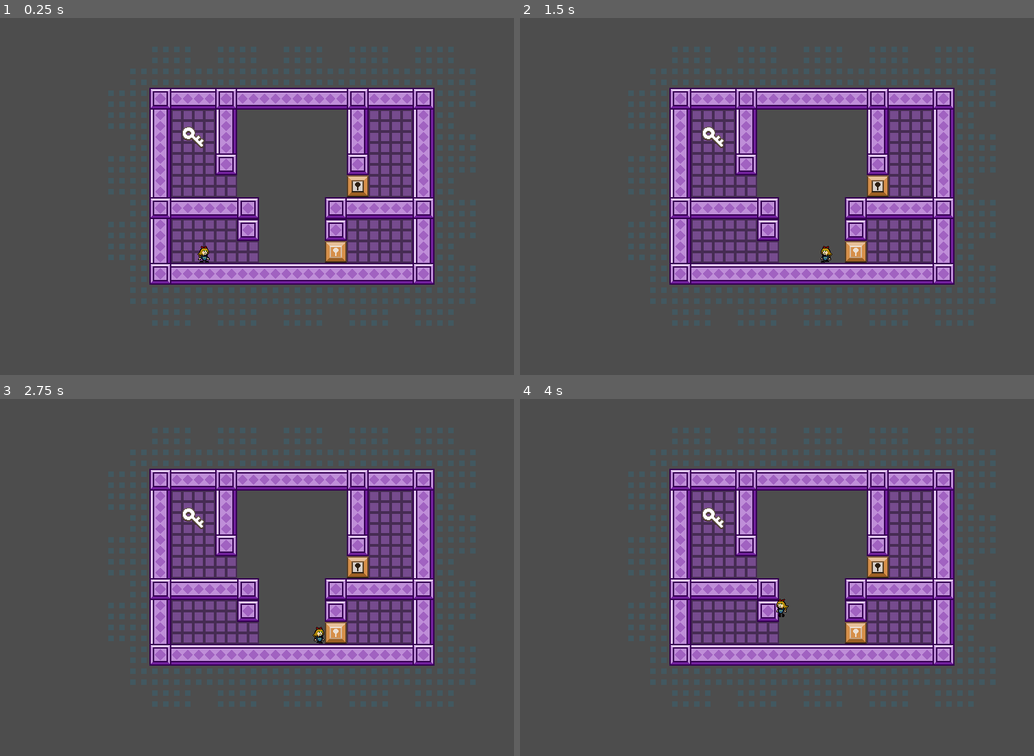
Above: before the commit, frames 1-4 (two rows, left to right).
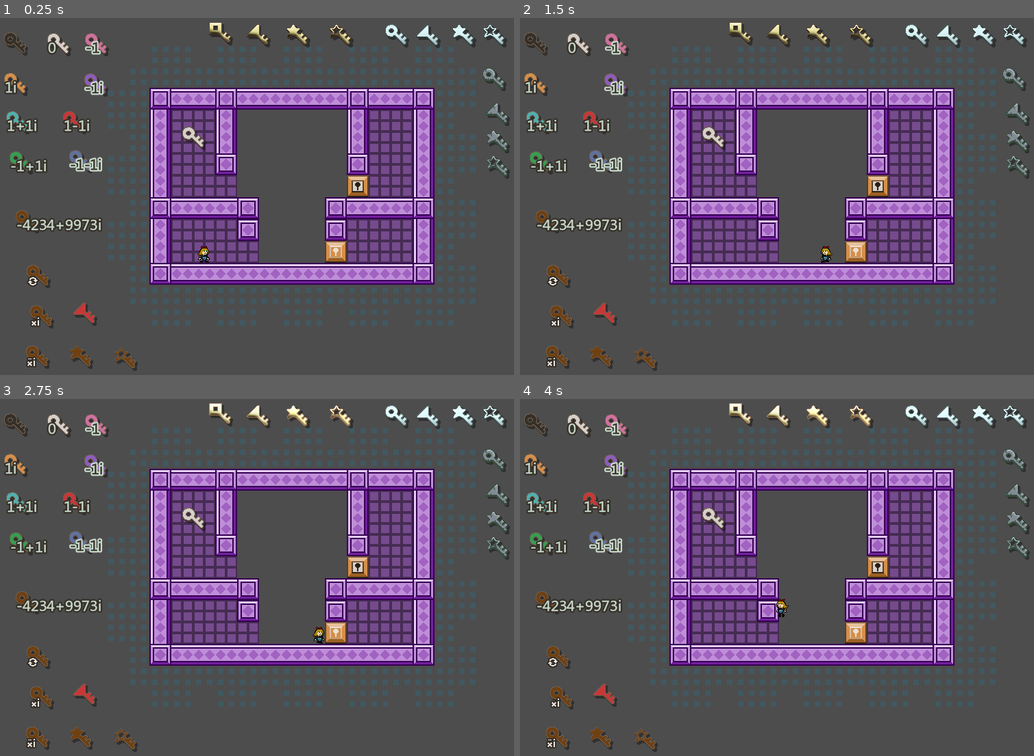
Above: after the commit, the same moments.

Repository: L4Vo5/i-wanna-lockpick-editor
Game: Godot game, scene res://main.tscn
The game is run twice, just before and just after one commit, with the same random seed, the same clock (stepped at 60 frames per second) and the same inputs.
Inputs:
- Up to frame 1 (0.25 s): no input
- Up to frame 2 (1.5 s): hold Right (right) 0.53-1.28 s; hold Up (fast) 0.53-1.28 s; tap Shift (jump) at 0.77 s; hold Left (left) from 1.28 s (still down); tap Down (slow) at 1.35 s
- Up to frame 3 (2.75 s): tap Shift (jump) at 1.52 s; release Left (left) at 2.03 s; hold Right (right) from 2.03 s (still down); hold Up (fast) from 2.03 s (still down)
- Up to frame 4 (4 s): release Up (fast) at 2.78 s; tap Down (slow) at 2.85 s; tap Shift (jump) at 3.02, 3.77 s; release Right (right) at 3.53 s; hold Left (left) from 3.53 s (still down); hold Up (fast) from 3.53 s (still down)

The runs differ from the first frame. In frame 1, 4.8% of the frame differs, in the area x 0-100%, y 1-99%; in frame 2, 4.8%; in frame 3, 5.1%; in frame 4, 5.1%.

Commit message:
keys doing well. also a bunch of extra sprites oof

Diff:
--- a/data/complex_number.gd
+++ b/data/complex_number.gd
@@ -28,3 +28,6 @@
 
 func is_zero() -> bool:
 	return real_part == 0 and imaginary_part == 0
+
+func is_one() -> bool:
+	return real_part == 1 and imaginary_part == 0
--- a/data/key_data.gd
+++ b/data/key_data.gd
@@ -1,12 +1,14 @@
 extends Resource
 class_name KeyData
 
-@export var amount := 1
+@export var amount := ComplexNumber.new_with(1, 0)
 ## if the key is spent, in every universe
 @export var spent := [false]
-@export var type := key_types.real
+@export var type := key_types.add
 @export var color := Enums.color.white
 
 enum key_types {
-	real, imaginary, flip, rotor, rotor_flip
+	add, exact,
+	star, unstar,
+	flip, rotor, rotor_flip
 }
--- a/level.gd
+++ b/level.gd
@@ -1,9 +1,9 @@
 extends Node2D
 class_name Level
 
-@export var mimic_color := Enums.color.mimic
+@export var glitch_color := Enums.color.glitch
 @export var key_counts := {
-	Enums.color.mimic: ComplexNumber.new(),
+	Enums.color.glitch: ComplexNumber.new(),
 	Enums.color.black: ComplexNumber.new(),
 	Enums.color.white: ComplexNumber.new(),
 	Enums.color.pink: ComplexNumber.new(),
@@ -18,6 +18,22 @@
 	Enums.color.master: ComplexNumber.new(),
 	Enums.color.stone: ComplexNumber.new(),
 }
+@export var star_keys := {
+	Enums.color.glitch: false,
+	Enums.color.black: false,
+	Enums.color.white: false,
+	Enums.color.pink: false,
+	Enums.color.orange: false,
+	Enums.color.purple: false,
+	Enums.color.cyan: false,
+	Enums.color.red: false,
+	Enums.color.green: false,
+	Enums.color.blue: false,
+	Enums.color.brown: false,
+	Enums.color.pure: false,
+	Enums.color.master: false,
+	Enums.color.stone: false,
+}
 
 # undo/redo actions should be handled somewhere in here, too
 
--- a/main.tscn
+++ b/main.tscn
@@ -7,6 +7,8 @@
 [ext_resource type="PackedScene" uid="uid://cbmfu5jjgaqgo" path="res://rendering/keys/key.tscn" id="4_5qia5"]
 [ext_resource type="Script" path="res://data/lock_data.gd" id="5_0xlsj"]
 [ext_resource type="Script" path="res://data/door_data.gd" id="6_6n2u4"]
+[ext_resource type="Script" path="res://data/complex_number.gd" id="8_2frqs"]
+[ext_resource type="Script" path="res://data/key_data.gd" id="9_bvh1h"]
 
 [sub_resource type="TileSetAtlasSource" id="TileSetAtlasSource_fb8ee"]
 texture = ExtResource("1_8pg5l")
@@ -60,9 +62,268 @@
 sequence_next = Array[ExtResource("6_6n2u4")]([])
 size = Vector2i(32, 32)
 
-[node name="TestLevel" type="Node2D" node_paths=PackedStringArray("player")]
+[sub_resource type="Resource" id="Resource_74ncv"]
+script = ExtResource("9_bvh1h")
+spent = [false]
+type = 0
+color = 2
+
+[sub_resource type="Resource" id="Resource_v64xx"]
+script = ExtResource("9_bvh1h")
+spent = [false]
+type = 0
+color = 13
+
+[sub_resource type="Resource" id="Resource_26m7f"]
+script = ExtResource("9_bvh1h")
+spent = [false]
+type = 1
+color = 13
+
+[sub_resource type="Resource" id="Resource_0sr3i"]
+script = ExtResource("9_bvh1h")
+spent = [false]
+type = 2
+color = 13
+
+[sub_resource type="Resource" id="Resource_ejpb0"]
+script = ExtResource("9_bvh1h")
+spent = [false]
+type = 3
+color = 13
+
+[sub_resource type="Resource" id="Resource_al623"]
+script = ExtResource("9_bvh1h")
+spent = [false]
+type = 0
+color = 12
+
+[sub_resource type="Resource" id="Resource_0kjv4"]
+script = ExtResource("9_bvh1h")
+spent = [false]
+type = 1
+color = 12
+
+[sub_resource type="Resource" id="Resource_fgnbw"]
+script = ExtResource("9_bvh1h")
+spent = [false]
+type = 2
+color = 12
+
+[sub_resource type="Resource" id="Resource_4ycdh"]
+script = ExtResource("9_bvh1h")
+spent = [false]
+type = 3
+color = 12
+
+[sub_resource type="Resource" id="Resource_4rr0j"]
+script = ExtResource("9_bvh1h")
+spent = [false]
+type = 0
+color = 14
+
+[sub_resource type="Resource" id="Resource_vuoko"]
+script = ExtResource("9_bvh1h")
+spent = [false]
+type = 1
+color = 14
+
+[sub_resource type="Resource" id="Resource_qihdg"]
+script = ExtResource("9_bvh1h")
+spent = [false]
+type = 2
+color = 14
+
+[sub_resource type="Resource" id="Resource_nselt"]
+script = ExtResource("9_bvh1h")
+spent = [false]
+type = 3
+color = 14
+
+[sub_resource type="Resource" id="Resource_ditgt"]
+script = ExtResource("8_2frqs")
+real_part = 0
+imaginary_part = 1
+
+[sub_resource type="Resource" id="Resource_0kolo"]
+script = ExtResource("9_bvh1h")
+amount = SubResource("Resource_ditgt")
+spent = [false]
+type = 0
+color = 5
+
+[sub_resource type="Resource" id="Resource_lm4p1"]
+script = ExtResource("8_2frqs")
+real_part = 0
+imaginary_part = -1
+
+[sub_resource type="Resource" id="Resource_ogqyn"]
+script = ExtResource("9_bvh1h")
+amount = SubResource("Resource_lm4p1")
+spent = [false]
+type = 0
+color = 6
+
+[sub_resource type="Resource" id="Resource_txbsv"]
+script = ExtResource("8_2frqs")
+real_part = 1
+imaginary_part = 1
+
+[sub_resource type="Resource" id="Resource_8t5mq"]
+script = ExtResource("9_bvh1h")
+amount = SubResource("Resource_txbsv")
+spent = [false]
+type = 0
+color = 7
+
+[sub_resource type="Resource" id="Resource_4i7vo"]
+script = ExtResource("8_2frqs")
+real_part = 1
+imaginary_part = -1
+
+[sub_resource type="Resource" id="Resource_se6lm"]
+script = ExtResource("9_bvh1h")
+amount = SubResource("Resource_4i7vo")
+spent = [false]
+type = 0
+color = 8
+
+[sub_resource type="Resource" id="Resource_mekl7"]
+script = ExtResource("8_2frqs")
+real_part = 1
+imaginary_part = 0
+
+[sub_resource type="Resource" id="Resource_fp000"]
+script = ExtResource("9_bvh1h")
+amount = SubResource("Resource_mekl7")
+spent = [false]
+type = 1
+color = 8
+
+[sub_resource type="Resource" id="Resource_0g35g"]
+script = ExtResource("8_2frqs")
+real_part = -1
+imaginary_part = 1
+
+[sub_resource type="Resource" id="Resource_q3p6a"]
+script = ExtResource("9_bvh1h")
+amount = SubResource("Resource_0g35g")
+spent = [false]
+type = 0
+color = 9
+
+[sub_resource type="Resource" id="Resource_m4wv0"]
+script = ExtResource("8_2frqs")
+real_part = -1
+imaginary_part = -1
+
+[sub_resource type="Resource" id="Resource_egj1y"]
+script = ExtResource("9_bvh1h")
+amount = SubResource("Resource_m4wv0")
+spent = [false]
+type = 0
+color = 10
+
+[sub_resource type="Resource" id="Resource_a1pp5"]
+script = ExtResource("8_2frqs")
+real_part = -4234
+imaginary_part = 9973
+
+[sub_resource type="Resource" id="Resource_h5i8h"]
+script = ExtResource("9_bvh1h")
+amount = SubResource("Resource_a1pp5")
+spent = [false]
+type = 0
+color = 11
+
+[sub_resource type="Resource" id="Resource_0y2li"]
+script = ExtResource("8_2frqs")
+real_part = -4234
+imaginary_part = 9973
+
+[sub_resource type="Resource" id="Resource_gych0"]
+script = ExtResource("9_bvh1h")
+amount = SubResource("Resource_0y2li")
+spent = [false]
+type = 4
+color = 11
+
+[sub_resource type="Resource" id="Resource_v1y0t"]
+script = ExtResource("8_2frqs")
+real_part = -4234
+imaginary_part = 9973
+
+[sub_resource type="Resource" id="Resource_yyt1c"]
+script = ExtResource("9_bvh1h")
+amount = SubResource("Resource_v1y0t")
+spent = [false]
+type = 5
+color = 11
+
+[sub_resource type="Resource" id="Resource_v5d2o"]
+script = ExtResource("8_2frqs")
+real_part = -4234
+imaginary_part = 9973
+
+[sub_resource type="Resource" id="Resource_x5sfy"]
+script = ExtResource("9_bvh1h")
+amount = SubResource("Resource_v5d2o")
+spent = [false]
+type = 6
+color = 11
+
+[sub_resource type="Resource" id="Resource_nt0pt"]
+script = ExtResource("8_2frqs")
+real_part = -4234
+imaginary_part = 9973
+
+[sub_resource type="Resource" id="Resource_i3puh"]
+script = ExtResource("9_bvh1h")
+amount = SubResource("Resource_nt0pt")
+spent = [false]
+type = 2
+color = 11
+
+[sub_resource type="Resource" id="Resource_on347"]
+script = ExtResource("8_2frqs")
+real_part = -4234
+imaginary_part = 9973
+
+[sub_resource type="Resource" id="Resource_2uyif"]
+script = ExtResource("9_bvh1h")
+amount = SubResource("Resource_on347")
+spent = [false]
+type = 3
+color = 11
+
+[sub_resource type="Resource" id="Resource_okfl8"]
+script = ExtResource("8_2frqs")
+real_part = 0
+imaginary_part = 0
+
+[sub_resource type="Resource" id="Resource_1exsc"]
+script = ExtResource("9_bvh1h")
+amount = SubResource("Resource_okfl8")
+spent = [false]
+type = 0
+color = 3
+
+[sub_resource type="Resource" id="Resource_eqpju"]
+script = ExtResource("8_2frqs")
+real_part = -1
+imaginary_part = 0
+
+[sub_resource type="Resource" id="Resource_22ksp"]
+script = ExtResource("9_bvh1h")
+amount = SubResource("Resource_eqpju")
+spent = [false]
+type = 0
+color = 4
+
+[node name="TestLevel" type="Node2D"]
 script = ExtResource("1_6pjc7")
-player = NodePath("kid")
+glitch_color = null
+star_keys = null
 
 [node name="TileMap" type="TileMap" parent="."]
 tile_set = SubResource("TileSet_vc54h")
@@ -88,3 +349,115 @@
 
 [node name="key" parent="." instance=ExtResource("4_5qia5")]
 position = Vector2(304, 185)
+
+[node name="key2" parent="." instance=ExtResource("4_5qia5")]
+position = Vector2(44, 47)
+key_data = SubResource("Resource_74ncv")
+
+[node name="key18" parent="." instance=ExtResource("4_5qia5")]
+position = Vector2(343, 32)
+key_data = SubResource("Resource_v64xx")
+
+[node name="key19" parent="." instance=ExtResource("4_5qia5")]
+position = Vector2(398, 35)
+key_data = SubResource("Resource_26m7f")
+
+[node name="key20" parent="." instance=ExtResource("4_5qia5")]
+position = Vector2(456, 35)
+key_data = SubResource("Resource_0sr3i")
+
+[node name="key21" parent="." instance=ExtResource("4_5qia5")]
+position = Vector2(519, 35)
+key_data = SubResource("Resource_ejpb0")
+
+[node name="key22" parent="." instance=ExtResource("4_5qia5")]
+position = Vector2(600, 35)
+key_data = SubResource("Resource_al623")
+
+[node name="key23" parent="." instance=ExtResource("4_5qia5")]
+position = Vector2(646, 36)
+key_data = SubResource("Resource_0kjv4")
+
+[node name="key24" parent="." instance=ExtResource("4_5qia5")]
+position = Vector2(698, 35)
+key_data = SubResource("Resource_fgnbw")
+
+[node name="key25" parent="." instance=ExtResource("4_5qia5")]
+position = Vector2(743, 35)
+key_data = SubResource("Resource_4ycdh")
+
+[node name="key26" parent="." instance=ExtResource("4_5qia5")]
+position = Vector2(742, 99)
+key_data = SubResource("Resource_4rr0j")
+
+[node name="key27" parent="." instance=ExtResource("4_5qia5")]
+position = Vector2(747, 150)
+key_data = SubResource("Resource_vuoko")
+
+[node name="key28" parent="." instance=ExtResource("4_5qia5")]
+position = Vector2(747, 190)
+key_data = SubResource("Resource_qihdg")
+
+[node name="key29" parent="." instance=ExtResource("4_5qia5")]
+position = Vector2(747, 227)
+key_data = SubResource("Resource_nselt")
+
+[node name="key3" parent="." instance=ExtResource("4_5qia5")]
+position = Vector2(44, 106)
+key_data = SubResource("Resource_0kolo")
+
+[node name="key6" parent="." instance=ExtResource("4_5qia5")]
+position = Vector2(161, 107)
+key_data = SubResource("Resource_ogqyn")
+
+[node name="key7" parent="." instance=ExtResource("4_5qia5")]
+position = Vector2(47, 162)
+key_data = SubResource("Resource_8t5mq")
+
+[node name="key8" parent="." instance=ExtResource("4_5qia5")]
+position = Vector2(130, 162)
+key_data = SubResource("Resource_se6lm")
+
+[node name="key17" parent="." instance=ExtResource("4_5qia5")]
+position = Vector2(145, 442)
+key_data = SubResource("Resource_fp000")
+
+[node name="key9" parent="." instance=ExtResource("4_5qia5")]
+position = Vector2(52, 221)
+key_data = SubResource("Resource_q3p6a")
+
+[node name="key10" parent="." instance=ExtResource("4_5qia5")]
+position = Vector2(139, 219)
+key_data = SubResource("Resource_egj1y")
+
+[node name="key11" parent="." instance=ExtResource("4_5qia5")]
+position = Vector2(61, 307)
+key_data = SubResource("Resource_h5i8h")
+
+[node name="key12" parent="." instance=ExtResource("4_5qia5")]
+position = Vector2(77, 387)
+key_data = SubResource("Resource_gych0")
+
+[node name="key13" parent="." instance=ExtResource("4_5qia5")]
+position = Vector2(82, 446)
+key_data = SubResource("Resource_yyt1c")
+
+[node name="key14" parent="." instance=ExtResource("4_5qia5")]
+position = Vector2(76, 505)
+key_data = SubResource("Resource_x5sfy")
+
+[node name="key15" parent="." instance=ExtResource("4_5qia5")]
+position = Vector2(139, 505)
+key_data = SubResource("Resource_i3puh")
+
+[node name="key16" parent="." instance=ExtResource("4_5qia5")]
+position = Vector2(204, 508)
+key_data = SubResource("Resource_2uyif")
+
+[node name="key4" parent="." instance=ExtResource("4_5qia5")]
+position = Vector2(107, 48)
+key_data = SubResource("Resource_1exsc")
+
+[node name="key5" parent="." instance=ExtResource("4_5qia5")]
+position = Vector2(162, 48)
+key_data = SubResource("Resource_22ksp")
--- a/misc/Global.gd
+++ b/misc/Global.gd
@@ -6,3 +6,8 @@
 var print_actions := true
 
 var current_level: Level
+
+var time := 0.0
+
+func _process(delta: float) -> void:
+	time += delta
--- a/misc/enums.gd
+++ b/misc/enums.gd
@@ -3,7 +3,7 @@
 
 enum color {
 	none,
-	mimic,
+	glitch,
 	black,
 	white,
 	pink,
--- a/rendering/keys/key.gd
+++ b/rendering/keys/key.gd
@@ -2,11 +2,108 @@
 
 @export var key_data: KeyData
 
-@onready var spr_fill: Sprite2D = %Fill
+@onready var shadow: Sprite2D = %Shadow
+@onready var fill: Sprite2D = %Fill
+@onready var outline: Sprite2D = %Outline
+@onready var special: Sprite2D = %Special
+
 @onready var snd_pickup: AudioStreamPlayer = %Pickup
+@onready var number: Label = %Number
+@onready var symbol: Sprite2D = %Symbol
+
+const MULT = "×"
+
 
 func _ready() -> void:
 	body_entered.connect(on_collide)
+	update_visual()
+
+func _process(delta: float) -> void:
+	if special.visible and special.vframes == 3:
+		var frame := floori(Global.time / Rendering.SPECIAL_ANIM_SPEED) % 4
+		if frame == 3:
+			frame = 1
+		special.frame = (special.frame % 4) + frame * 4
+
+func update_visual() -> void:
+	if key_data.color in [Enums.color.master, Enums.color.pure, Enums.color.stone, Enums.color.glitch]:
+		fill.hide()
+		outline.hide()
+		special.show()
+		match key_data.color:
+			Enums.color.stone:
+				special.texture = preload("res://rendering/keys/spr_key_stone.png")
+				special.vframes = 1
+			Enums.color.master:
+				special.texture = preload("res://rendering/keys/spr_key_master.png")
+				special.vframes = 3
+			Enums.color.pure:
+				special.texture = preload("res://rendering/keys/spr_key_pure.png")
+				special.vframes = 3
+	else:
+		fill.show()
+		outline.show()
+		special.hide()
+		fill.modulate = Rendering.key_colors[key_data.color]
+
+	# get the outline / shadow / fill
+	var spr_frame = {
+		key_data.key_types.exact: 1,
+		key_data.key_types.star: 2,
+		key_data.key_types.unstar: 3,
+	}.get(key_data.type)
+	if spr_frame == null: spr_frame = 0
+	shadow.frame = spr_frame
+	fill.frame = spr_frame
+	outline.frame = spr_frame
+	special.frame = spr_frame
+	if key_data.color == Enums.color.master and key_data.type == key_data.key_types.add:
+		shadow.frame = 4
+
+	# draw the number
+	if key_data.type == key_data.key_types.add or key_data.type == key_data.key_types.exact:
+		number.show()
+		symbol.hide()
+		number.text = ""
+		# simple case if no imaginary keys
+		if key_data.amount.imaginary_part == 0:
+			# don't draw a key with just 1
+			if key_data.amount.real_part != 1:
+				number.text += str(key_data.amount.real_part)
+		# there's imaginary keys
+		else:
+			# don't draw a key with real part 0
+			if key_data.amount.real_part != 0:
+				number.text += str(key_data.amount.real_part)
+				# draw a + if imaginary is positive (only if there's reals)
+				if key_data.amount.imaginary_part > 0:
+					number.text += "+"
+			number.text += str(key_data.amount.imaginary_part)
+			number.text += "i"
+		# sign color
+		# 0 = positive colors, 1 = negative colors
+		var i := 0
+		if key_data.amount.real_part == 0:
+			i = 0 if key_data.amount.imaginary_part >= 0 else 1
+		elif key_data.amount.imaginary_part == 0:
+			i = 0 if key_data.amount.real_part >= 0 else 1
+		# if they're both negative
+		elif key_data.amount.real_part < 0 and key_data.amount.imaginary_part < 0:
+			i = 1
+		number.add_theme_color_override(&"font_color", Rendering.key_number_colors[i])
+		number.add_theme_color_override(&"font_outline_color", Rendering.key_number_colors[i])
+		number.add_theme_color_override(&"font_shadow_color", Rendering.key_number_colors[1-i])
+	# or the symbol
+	else:
+		number.hide()
+		var frame = {
+			key_data.key_types.flip: 0,
+			key_data.key_types.rotor: 1,
+			key_data.key_types.rotor_flip: 2,
+		}.get(key_data.type)
+		if frame != null:
+			symbol.frame = frame
+			symbol.show()
 
 func on_collide(_who: Node2D) -> void:
 	if key_data.spent[0]: return
@@ -16,16 +113,22 @@
 	if Global.print_actions:
 		print("Picked up a key")
 	key_data.spent[0] = true
-	match key_data.type:
-		key_data.key_types.real:
-			Global.current_level.key_counts[key_data.color].real_part += key_data.amount
-		key_data.key_types.imaginary:
-			Global.current_level.key_counts[key_data.color].imaginary_part += key_data.amount
-		key_data.key_types.rotor:
-			Global.current_level.key_counts[key_data.color].rotor()
-		key_data.key_types.flip:
-			Global.current_level.key_counts[key_data.color].flip()
-		key_data.key_types.rotor_flip:
-			Global.current_level.key_counts[key_data.color].rotor().flip()
+	if Global.current_level.star_keys[key_data.color]:
+		if key_data.type == key_data.key_types.unstar:
+			Global.current_level.star_keys[key_data.color] = false
+	else:
+		match key_data.type:
+			key_data.key_types.add:
+				Global.current_level.key_counts[key_data.color].add(key_data.amount)
+			key_data.key_types.exact:
+				Global.current_level.key_counts[key_data.color] = key_data.amount
+			key_data.key_types.rotor:
+				Global.current_level.key_counts[key_data.color].rotor()
+			key_data.key_types.flip:
+				Global.current_level.key_counts[key_data.color].flip()
+			key_data.key_types.rotor_flip:
+				Global.current_level.key_counts[key_data.color].rotor().flip()
+			key_data.key_types.star:
+				Global.current_level.star_keys[key_data.color] = true
 	hide()
 	snd_pickup.play()
--- a/rendering/keys/key.tscn
+++ b/rendering/keys/key.tscn
@@ -1,14 +1,17 @@
-[gd_scene load_steps=10 format=3 uid="uid://cbmfu5jjgaqgo"]
+[gd_scene load_steps=14 format=3 uid="uid://cbmfu5jjgaqgo"]
 
 [ext_resource type="Script" path="res://rendering/keys/key.gd" id="1_irm70"]
 [ext_resource type="Texture2D" uid="uid://c3yg2n17xq0nk" path="res://rendering/keys/spr_key_fill.png" id="2_a46qw"]
 [ext_resource type="Script" path="res://data/key_data.gd" id="2_xy83h"]
+[ext_resource type="Texture2D" uid="uid://rek5hwp2r3c4" path="res://rendering/keys/spr_key_shadow.png" id="3_7ipp6"]
 [ext_resource type="Texture2D" uid="uid://krj3m6t0k1jc" path="res://rendering/keys/spr_key_outline.png" id="3_u7wg3"]
 [ext_resource type="AudioStream" uid="uid://cvfd3d4c881kw" path="res://rendering/keys/key_pickup.wav" id="4_xgj2q"]
+[ext_resource type="FontFile" uid="uid://8u15l8k5v28c" path="res://fonts/KhmerUI.ttf" id="6_5cf8d"]
+[ext_resource type="Texture2D" uid="uid://cwjs8fryokbnu" path="res://rendering/keys/spr_key_stone.png" id="6_h7edn"]
+[ext_resource type="Texture2D" uid="uid://x877lijg33ow" path="res://rendering/keys/spr_special_keys.png" id="7_jemto"]
 
 [sub_resource type="Resource" id="Resource_ogwck"]
 script = ExtResource("2_xy83h")
-amount = 1
 spent = [false]
 type = 0
 color = 3
@@ -29,26 +32,46 @@
 script = ExtResource("1_irm70")
 key_data = SubResource("Resource_ogwck")
 
+[node name="Shadow" type="Sprite2D" parent="."]
+unique_name_in_owner = true
+modulate = Color(1, 1, 1, 0.376471)
+position = Vector2(3, 3)
+texture = ExtResource("3_7ipp6")
+centered = false
+hframes = 5
+
 [node name="Fill" type="Sprite2D" parent="."]
 unique_name_in_owner = true
+modulate = Color(0.839216, 0.811765, 0.788235, 1)
 texture = ExtResource("2_a46qw")
 centered = false
+hframes = 4
 
 [node name="Outline" type="Sprite2D" parent="."]
+unique_name_in_owner = true
 texture = ExtResource("3_u7wg3")
 centered = false
-hframes = 2
+hframes = 4
+
+[node name="Special" type="Sprite2D" parent="."]
+unique_name_in_owner = true
+texture = ExtResource("6_h7edn")
+centered = false
+hframes = 4
 
 [node name="CollisionShape2D" type="CollisionShape2D" parent="."]
+visible = false
 position = Vector2(9.5, 10)
 shape = SubResource("CircleShape2D_mb7fb")
 
 [node name="CollisionShape2D2" type="CollisionShape2D" parent="."]
+visible = false
 position = Vector2(21, 21)
 rotation = -0.785398
 shape = SubResource("CapsuleShape2D_kspn0")
 
 [node name="CollisionShape2D3" type="CollisionShape2D" parent="."]
+visible = false
 position = Vector2(23.8418, 20.3201)
 rotation = 0.785398
 shape = SubResource("RectangleShape2D_i7153")
@@ -56,3 +79,25 @@
 [node name="Pickup" type="AudioStreamPlayer" parent="."]
 unique_name_in_owner = true
 stream = ExtResource("4_xgj2q")
+
+[node name="Number" type="Label" parent="."]
+unique_name_in_owner = true
+visible = false
+offset_left = 1.0
+offset_top = 8.0
+offset_right = 175.0
+offset_bottom = 37.0
+theme_override_constants/shadow_offset_x = 0
+theme_override_constants/shadow_offset_y = 0
+theme_override_constants/outline_size = 1
+theme_override_constants/shadow_outline_size = 10
+theme_override_fonts/font = ExtResource("6_5cf8d")
+theme_override_font_sizes/font_size = 22
+text = "×"
+
+[node name="Symbol" type="Sprite2D" parent="."]
+unique_name_in_owner = true
+visible = false
+position = Vector2(9, 24)
+texture = ExtResource("7_jemto")
+hframes = 3
--- a/rendering/rendering_singleton.gd
+++ b/rendering/rendering_singleton.gd
@@ -2,6 +2,7 @@
 extends Node
 
 const RENDERED_PATH := "res://rendering/doors_locks/rendered_textures/"
+const SPECIAL_ANIM_SPEED := 0.3
 
 # these are basically const, but they have to be vars because of get_image()
 var DOOR_FRAME := preload("res://rendering/doors_locks/door_frame.png").get_image()
@@ -20,7 +21,7 @@
 
 var color_colors := generate_colors({
 #	Enums.color.none: [],
-#	Enums.color.mimic: [],
+#	Enums.color.glitch: [],
 	Enums.color.black: ["363029", "554B40", "181512"],
 	Enums.color.white: ["D6CFC9", "EDEAE7", "BBAEA4"],
 	Enums.color.pink: ["CF709F", "E4AFCA", "AF3A75"],
@@ -36,13 +37,35 @@
 #	Enums.color.stone: [],
 })
 
+var key_colors := generate_colors({
+#	Enums.color.none: ,
+#	Enums.color.glitch: ,
+	Enums.color.black: "363029",
+	Enums.color.white: "D6CFC9",
+	Enums.color.pink: "CF709F",
+	Enums.color.orange: "D68F49",
+	Enums.color.purple: "8D5BBF",
+	Enums.color.cyan: "50AFAF",
+	Enums.color.red: "C83737",
+	Enums.color.green: "359F50",
+	Enums.color.blue: "5F71A0",
+	Enums.color.brown: "704010",
+#	Enums.color.pure: ,
+#	Enums.color.master: ,
+#	Enums.color.stone: ,
+})
+var key_number_colors: Array[Color] = [Color("c9dbcc"), Color("363029")]
+
 func generate_colors(from: Dictionary) -> Dictionary:
 	var dict := {}
 	for key in from.keys():
-		dict[key] = from[key].map(
-			func(s: String):
-				return Color(s)
-		)
+		if from[key] is Array:
+			dict[key] = from[key].map(
+				func(s: String):
+					return Color(s)
+			)
+		else:
+			dict[key] = Color(from[key])
 	return dict
 
 var _door_frame_textures := {}
Not shown, added: addons/Todo_Manager/todo.cfg
Binary file added: fonts/KhmerUI.ttf
Not shown, added: fonts/KhmerUI.ttf.import
Not shown: 1 places in main.tscn that only renumber resources
Binary file added: rendering/keys/sprKMaster/0.png
Not shown, added: rendering/keys/sprKMaster/0.png.import
Binary file added: rendering/keys/sprKMaster/1.png
Not shown, added: rendering/keys/sprKMaster/1.png.import
Binary file added: rendering/keys/sprKMaster/2.png
Not shown, added: rendering/keys/sprKMaster/2.png.import
Binary file added: rendering/keys/sprKMaster/3.png
Not shown, added: rendering/keys/sprKMaster/3.png.import
(and 136 more such lines)
